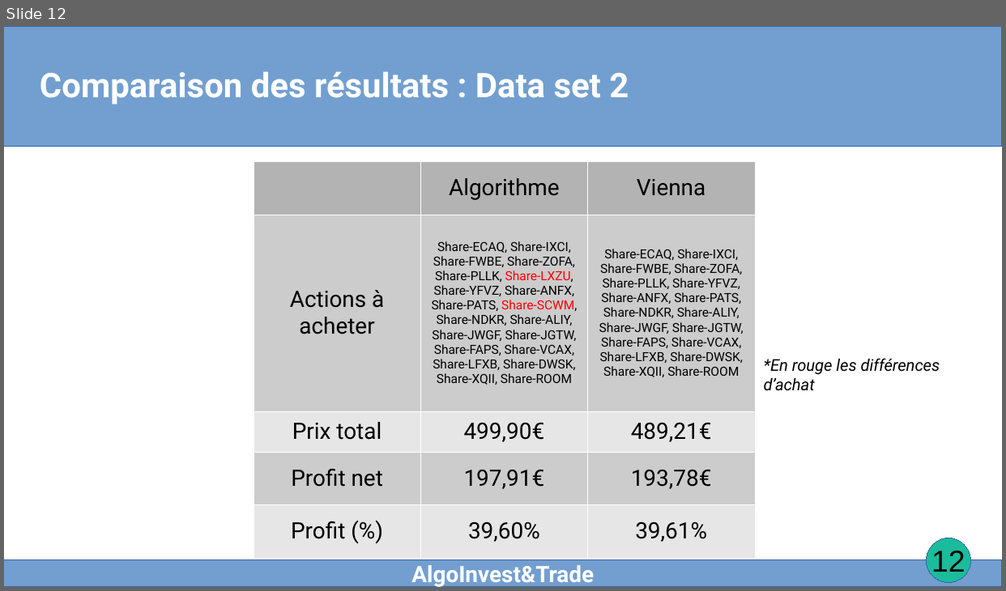
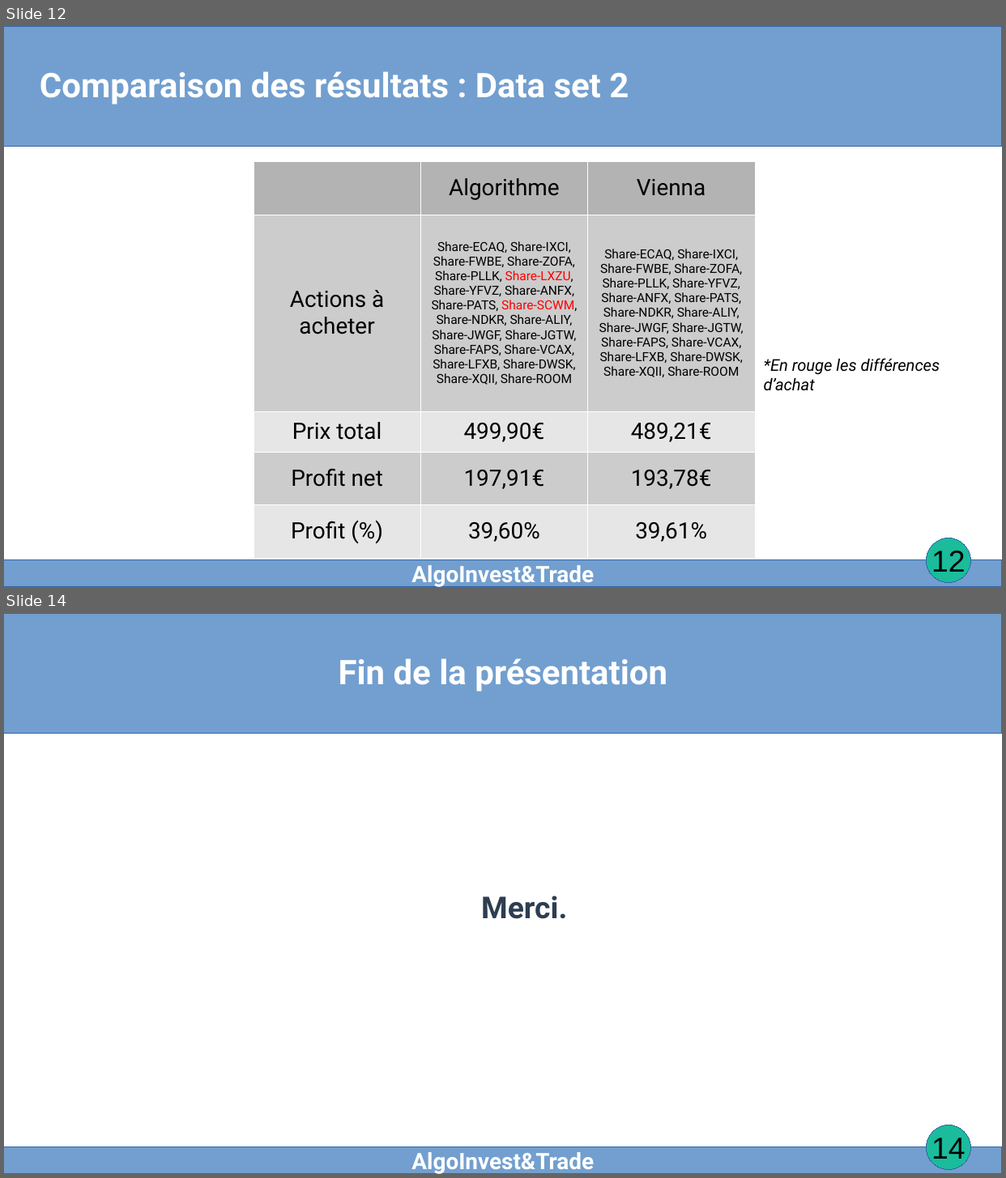
Before and after one commit to AdrienB-OC/Project-7-Problem-Solving-with-Algorithms, a slide deck: P7.odp. Shown one above the other, each under a label of ours: slide 12 before the commit, slides 12 and 14 after it; the slides between them are not shown. The pictures are 1006x591 and 1006x1178 pixels, drawn with LibreOffice and Linux fonts; fonts in the diff are those of the drawing. Boxes give left, top, right and bottom in pixels: in the first picture for what was removed or moved away, otherwise in the second. Text is boxed around its words. In the diff, an @@ line names an element or a change of style, - is before the commit and + after.

```diff
--- a/P7.odp
+++ b/P7.odp
@@ slide 14 added at box(4, 613, 1002, 1174), background #FFFFFF; not listed: 4 template elements that a slide beside it also shows @@
@@ title added at box(339, 658, 667, 692), 27 pt, text #FFFFFF, bold @@
+Fin de la présentation
@@ text added at box(481, 896, 567, 919), 24 pt, text #2C3E50, bold @@
+Merci.
@@ text added at box(411, 1152, 594, 1174), 18 pt, text #FFFFFF, bold @@
+AlgoInvest&Trade
```
Also in this commit, not shown: 7 slides changed.
